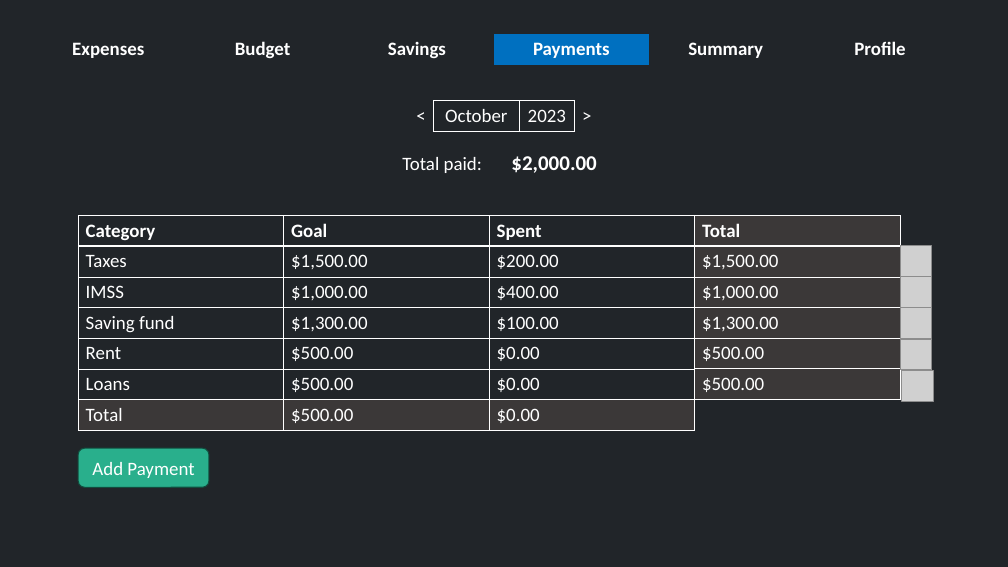
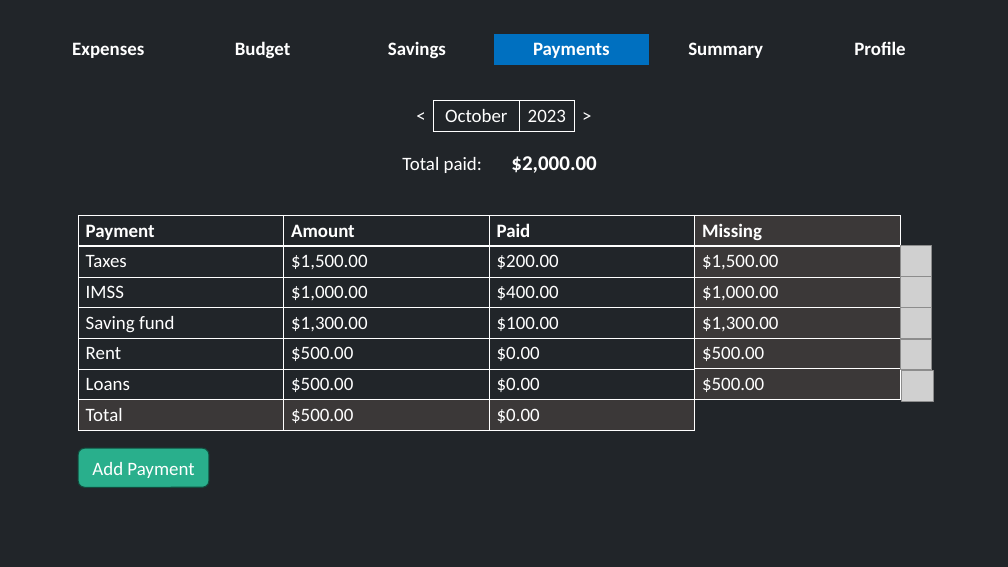
Before and after one commit to Daniel-dadu/ExpensesWebApp, a slide deck: slide 5 of front-end/MockupSimpleDesign.pptx (slide 4 before the commit). Drawn at 1008x567 pixels with LibreOffice and Linux fonts; fonts in the diff are those of the drawing; grey boxes stand for pictures. Boxes give left, top, right and bottom in pixels: in the first picture for what was removed or moved away, otherwise in the second. Text is boxed around its words. In the diff, an @@ line names an element or a change of style, - is before the commit and + after.

```diff
--- a/front-end/MockupSimpleDesign.pptx
+++ b/front-end/MockupSimpleDesign.pptx
@@ table at (78,216,901,430) @@
-row 1: Category | Goal | Spent | Total
+row 1: Payment | Amount | Paid | Missing
```
Also in this commit, not shown: 3 other slides changed, 1 slide added, 2 other files.
